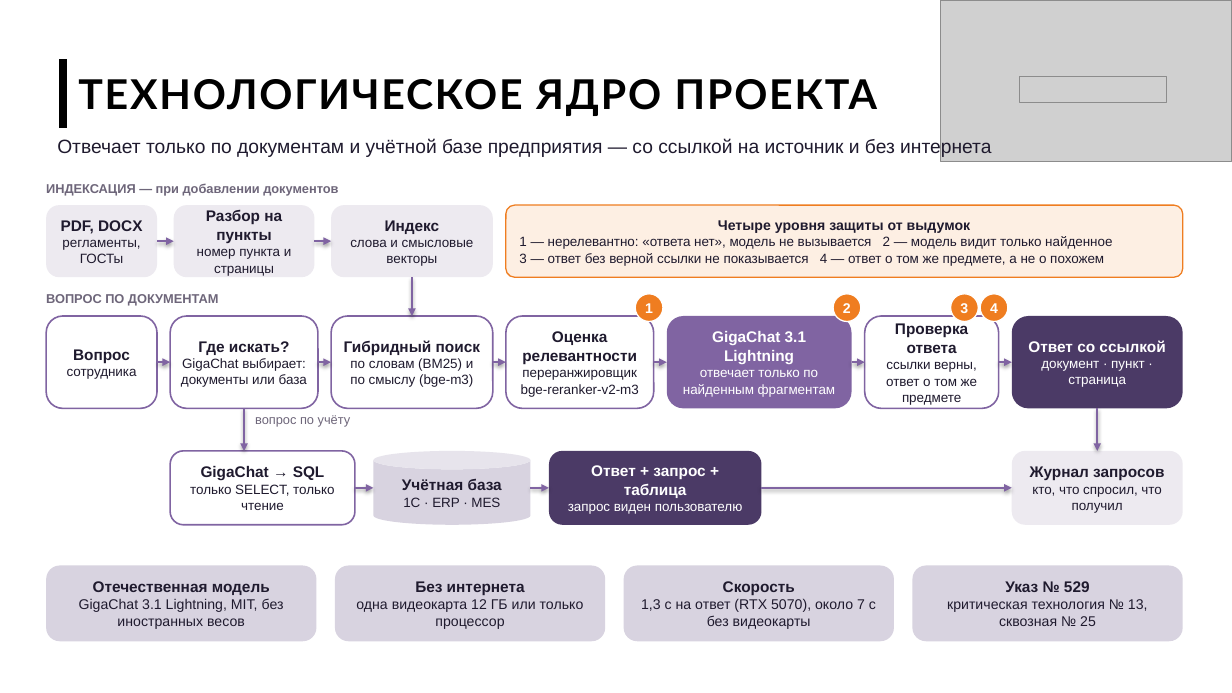
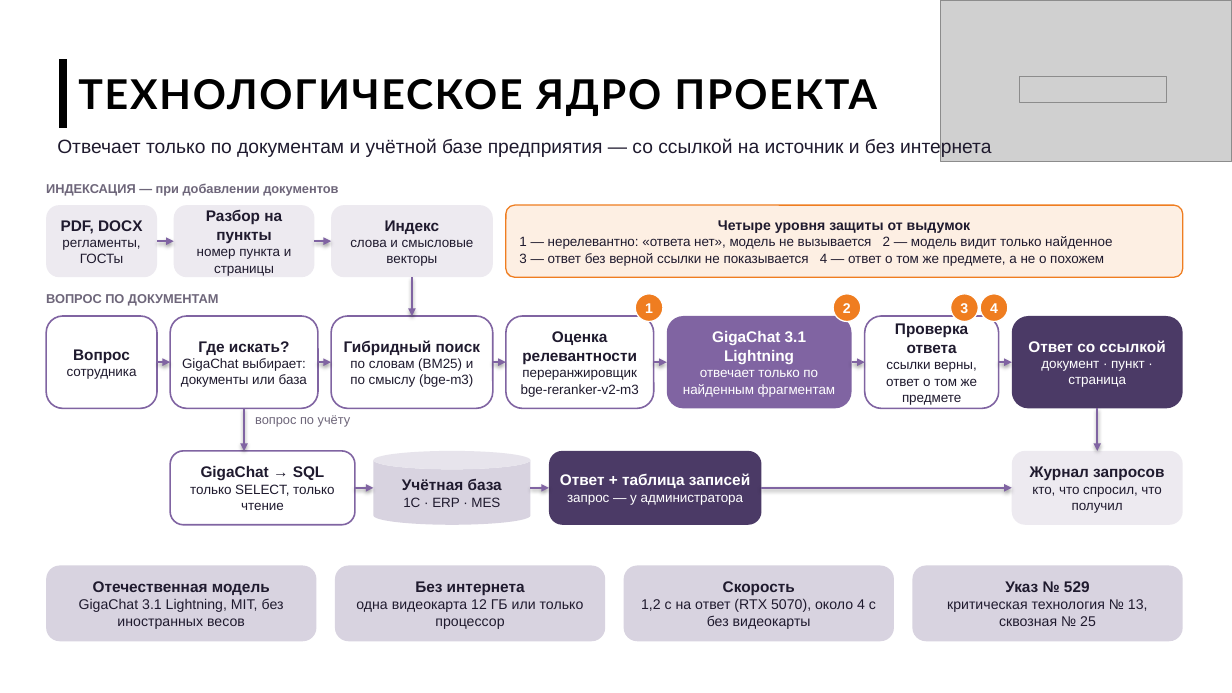
Before and after one commit to imaO0O/acselerator, a slide deck: slide 1 of docs/slides/arhitektura.pptx. Drawn at 1232x693 pixels with LibreOffice and Linux fonts; fonts in the diff are those of the drawing; grey boxes stand for pictures; background and template pictures are left out. Boxes give left, top, right and bottom in pixels: in the first picture for what was removed or moved away, otherwise in the second. Text is boxed around its words. In the diff, an @@ line names an element or a change of style, - is before the commit and + after.

Commit message:
Режимы для ноутбука без потери качества и правки по замечаниям к презентации
Ноутбук: профили запуска -Cpu и -SmallGpu, подобранные замерами
(scripts/profile_answer.py): все потоки процессора, кэш внимания f16,
крупный пакет, параллельная оценка фрагментов; для видеокарт от 4 ГБ —
«эксперты» модели в оперативной памяти. Ответ на процессоре 4,0 с
вместо ~10 с, на малой видеокарте 2,2 с; эталон 74 из 74 во всех трёх
режимах. Инструкция — docs/noutbuk.md.

Найденные в новых режимах ошибки исправлены в коде агента: вопросы
о длительности и цене всегда к документам, похожие записи в учёте —
только по началу слова и не для вопросов о ценах и правилах,
непереписанное уточнение ищется вместе с предыдущим вопросом.

Презентация: SQL-запрос виден администратору, формулировка про
отечественную модель, год отчёта McKinsey; генератор слайдов больше
не пересобирает всю презентацию без ключа --deck.

```diff
--- a/docs/slides/arhitektura.pptx
+++ b/docs/slides/arhitektura.pptx
@@ text in rounded rectangle at (560, 473, 750, 505): text changed @@
-Ответ + запрос + таблица
-запрос виден пользователю
+Ответ + таблица записей
+запрос — у администратора
@@ text in rounded rectangle at (641, 599, 876, 629): text changed @@
-1,3 с на ответ (RTX 5070), около 7 с без видеокарты
+1,2 с на ответ (RTX 5070), около 4 с без видеокарты
```
Also in this commit, not shown: 22 other files.
